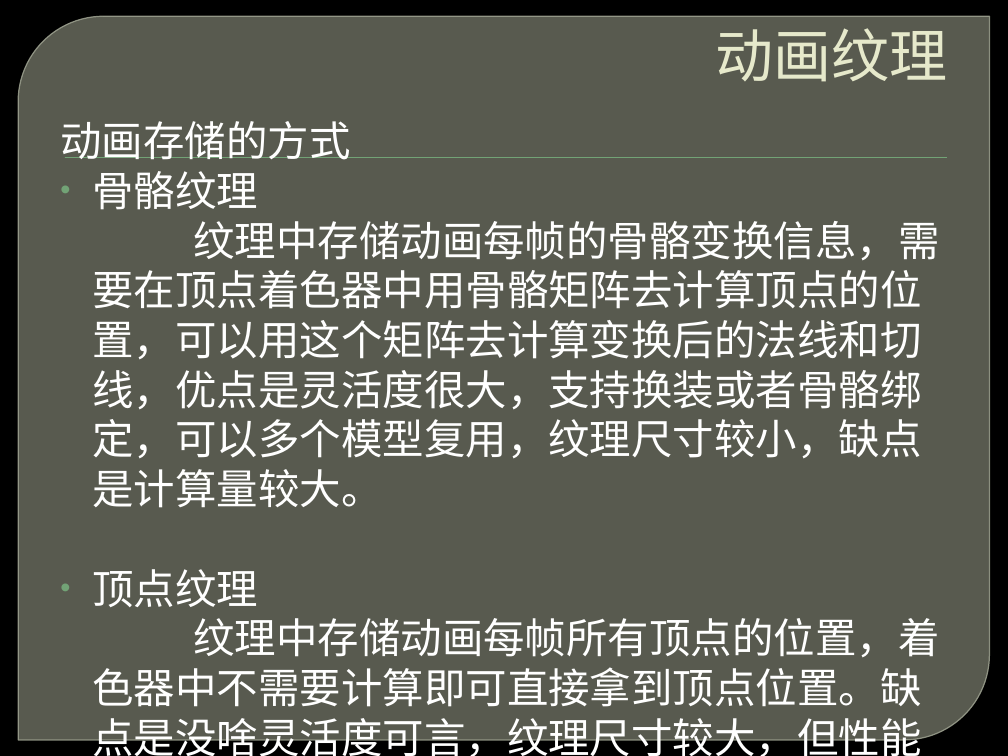
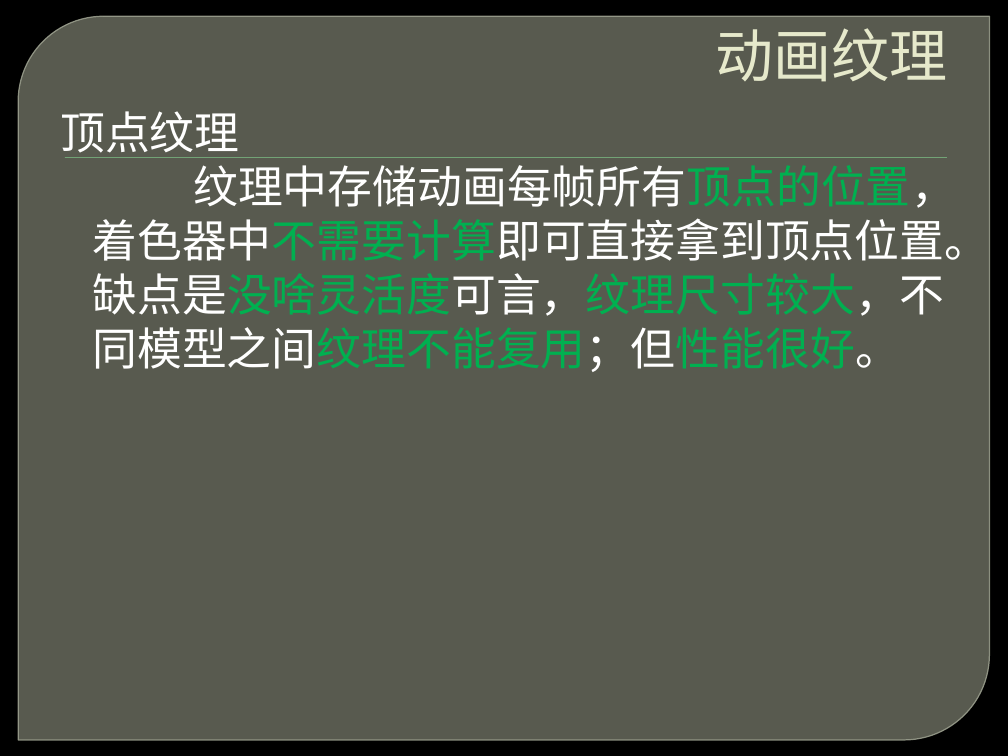
Before and after one commit to ForeverZack/ShaderBrowser, a slide deck: slide 15 of 程序纹理动画纹理.pptx (slide 8 before the commit). Drawn at 1008x756 pixels with LibreOffice and Linux fonts; fonts in the diff are those of the drawing; background and template pictures are left out. Boxes give left, top, right and bottom in pixels: in the first picture for what was removed or moved away, otherwise in the second. Text is boxed around its words. In the diff, an @@ line names an element or a change of style, - is before the commit and + after.

```diff
--- a/程序纹理动画纹理.pptx
+++ b/程序纹理动画纹理.pptx
@@ text "顶点纹理": place and size @@
-text "顶点纹理" at [60, 121, 939, 756]
+text "顶点纹理" at [60, 111, 990, 372]
@@ text at [60, 111, 239, 158]: size 29.6 to 32 pt in "顶点纹理"; bullet • to none @@
@@ text at [60, 121, 939, 508]: paragraphs removed @@
-动画存储的方式
-• 骨骼纹理
-纹理中存储动画每帧的骨骼变换信息，需要在顶点着色器中用骨骼矩阵去计算顶点的位置，可以用这个矩阵去计算变换后的法线和切线，优点是灵活度很大，支持换装或者骨骼绑定，可以多个模型复用，纹理尺寸较小，缺点是计算量较大。
@@ text at [93, 165, 990, 372]: text changed; size 29.6 to 32 pt @@
-纹理中存储动画每帧所有顶点的位置，着色器中不需要计算即可直接拿到顶点位置。缺点是没啥灵活度可言，纹理尺寸较大，但性能很好。
+纹理中存储动画每帧所有顶点的位置，着色器中不需要计算即可直接拿到顶点位置。缺点是没啥灵活度可言，纹理尺寸较大，不同模型之间纹理不能复用；但性能很好。
```
Also in this commit, not shown: 5 other slides changed, 10 slides added.
